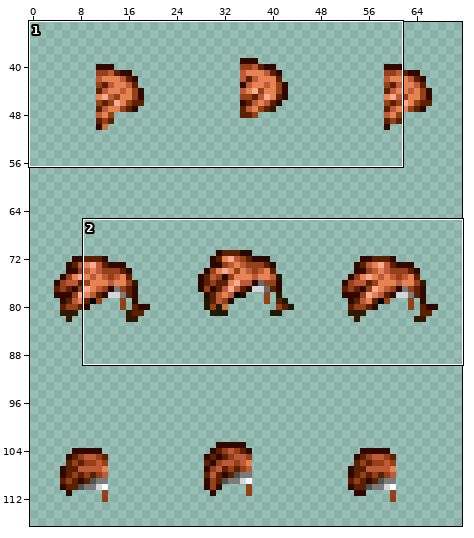
Sprite sheet -- spriteData/04/29.gif. Above: a wide view before the commit, with the close-up outlined.
Close-up. The starting point:
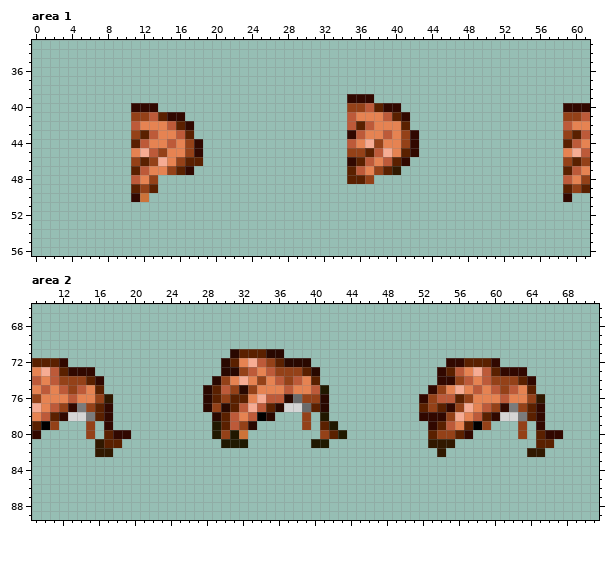
The file is 72x128 pixels. Shown: area 1: x 0..61, y 33..56; area 2: x 9..71, y 66..89. The wide view leaves out empty margins.
New version:
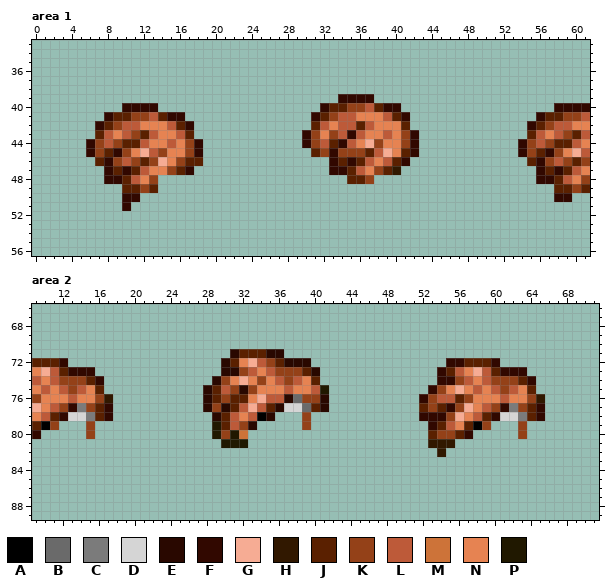
Palette (. is transparent): A #000000  B #6a6a6a  C #7b7b7b  D #d5d5d5  E #290800  F #310800  G #f6ac94  H #311800  J #5a2000  K #944118  L #bd5a39  M #cd7339  N #e68352  P #201800
Change:
Area 1:
Colour F is added in row 39 at x 34; in row 40 at x 10, 32 and 58; in row 41 at x 8, 31 and 56; in row 42 at x 7 and 55; in row 43 at x 30; in row 44 at x 6, 30, 34 and 54.
Colour F is added in row 45 at x 6, 9, 33, 54 and 57; in row 46 at x 8, 33 and 56; in row 47 at x 8, 10, 33 to 34, 56 and 58; in row 48 at x 8 to 9 and 56 to 57; in row 50 at x 10 and 58; in row 51 at x 10.
Colour J is added in row 40 at x 33 to 34; in row 41 at x 9 to 10, 32 and 57 to 58; in row 42 at x 8, 31 and 56; in row 43 at x 7 and 55; in row 44 at x 10, 33 and 58; in row 45 at x 8, 31 and 56.
Colour J is added in row 46 at x 7, 34 and 55; in row 47 at x 9 and 57; in rows 48 to 49 at x 10 and 58.
Colour K is added in row 41 at x 33; in row 42 at x 9 and 57; in row 43 at x 31 and 33; in row 44 at x 7, 9, 31, 55 and 57; in row 45 at x 7, 10, 32, 34, 55 and 58; in row 46 at x 9 and 57.
Colour L is added in row 41 at x 34; in row 42 at x 10, 32, 34 and 58; in row 43 at x 8, 10, 34, 56 and 58; in row 44 at x 8, 32 and 56; in row 46 at x 10 and 58.
Colour N is added in row 42 at x 33; in row 43 at x 9, 32 and 57.
The author cleared colour M in row 50 at x 12.
Area 2:
The author cleared colour F in row 79 at x 17 and 65; in row 80 at x 18 to 19 and 66 to 67.
The author cleared colour H in row 81 at x 16; in row 82 at x 16 to 17 and 64 to 65.
The author cleared colour J in row 79 at x 41; in row 80 at x 17, 42 and 65; in row 81 at x 17 to 18 and 65 to 66.
The author cleared colour K in row 80 at x 41.
The author cleared colour P in row 78 at x 41; in row 79 at x 42; in row 80 at x 43; in row 81 at x 40 to 41.
